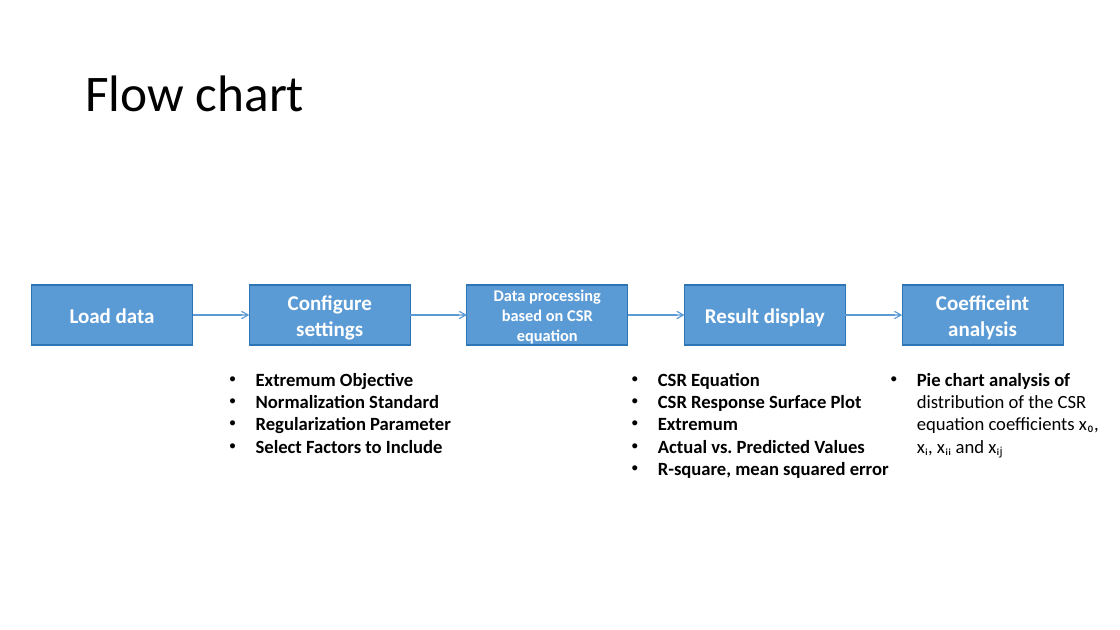
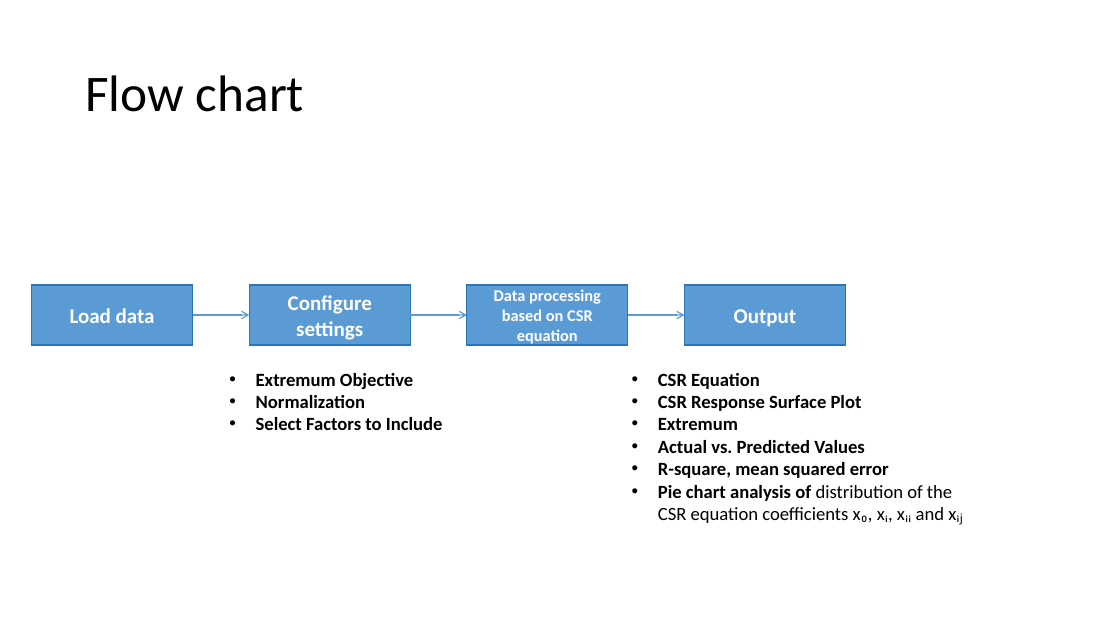
Before and after one commit to cuzno200161/CSR-software, a slide deck: slide 7 of CSR APP Instruction.pptx. Drawn at 1120x630 pixels with LibreOffice and Linux fonts; fonts in the diff are those of the drawing. Boxes give left, top, right and bottom in pixels: in the first picture for what was removed or moved away, otherwise in the second. Text is boxed around its words. In the diff, an @@ line names an element or a change of style, - is before the commit and + after.

Commit message:
major update on comprehensive opt and result display

```diff
--- a/CSR APP Instruction.pptx
+++ b/CSR APP Instruction.pptx
@@ rectangle removed at (902,285,1064,345) @@
-Coefficeint analysis
@@ text in rectangle at (734,309,796,327): text changed @@
-Result display
+Output
@@ arrow removed from (846, 315) to (902, 315) @@
@@ text removed at (917,373,1099,458) @@
-• Pie chart analysis of distribution of the CSR equation coefficients x₀, xᵢ, xᵢᵢ and xᵢⱼ
@@ text at (256,395,365,408): text changed @@
-• Normalization Standard
-• Regularization Parameter
+• Normalization
@@ text at (658,485,963,525): paragraph added @@
+• Pie chart analysis of distribution of the CSR equation coefficients x₀, xᵢ, xᵢᵢ and xᵢⱼ
```
Also in this commit, not shown: 4 other slides changed.
